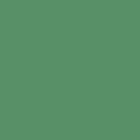
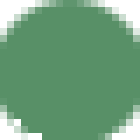
Before/after of a 140 x 140 layered artwork. What changed in the layer stack:
painted on "Layer 2" over (0, 0, 140, 140)
hid "Layer 1" over (0, 0, 140, 140)
